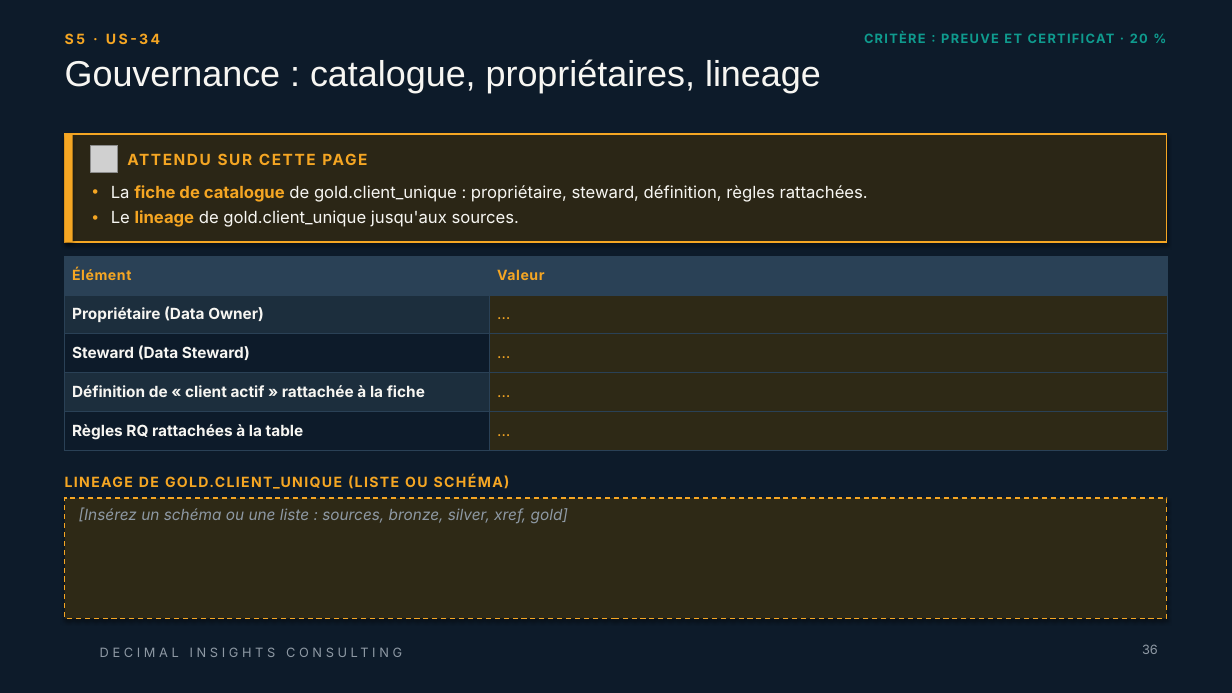
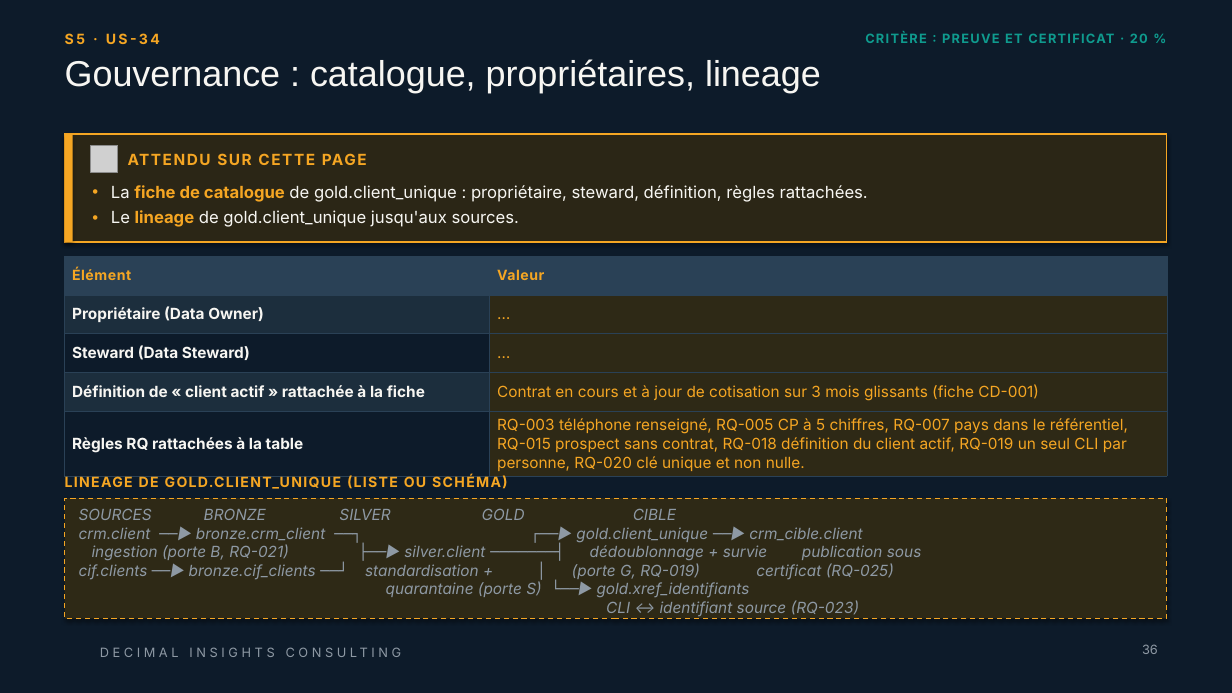
Before and after one commit to 0TRDavid/td-qualite-g00, a slide deck: slide 36 of livrables/Livrable_Groupe_TD_AssurConnect.pptx. Drawn at 1232x693 pixels with LibreOffice and Linux fonts; fonts in the diff are those of the drawing; grey boxes stand for pictures; background and template pictures are left out. Boxes give left, top, right and bottom in pixels: in the first picture for what was removed or moved away, otherwise in the second. Text is boxed around its words. In the diff, an @@ line names an element or a change of style, - is before the commit and + after.

```diff
--- a/livrables/Livrable_Groupe_TD_AssurConnect.pptx
+++ b/livrables/Livrable_Groupe_TD_AssurConnect.pptx
@@ text "S5 · US-34" at (65, 33, 160, 44): letter spacing 1.9 to 1.8 pt @@
@@ table at (65, 256, 1167, 475) @@
-row 4, column 2: …
+row 4, column 2: Contrat en cours et à jour de cotisation sur 3 mois glissants (fiche CD-001)
-row 5, column 2: …
+row 5, column 2: RQ-003 téléphone renseigné, RQ-005 CP à 5 chiffres, RQ-007 pays dans le référentiel, RQ-015 prospect sans contrat, RQ-018 définition du client actif, RQ-019 un seul CLI par personne, RQ-020 clé unique et non nulle.
@@ text in rectangle at (79, 508, 922, 617): text changed @@
-[Insérez un schéma ou une liste : sources, bronze, silver, xref, gold]
+SOURCES BRONZE SILVER GOLD CIBLE
+crm.client ──► bronze.crm_client ──┐ ┌──► gold.client_unique ──► crm_cible.client
+ingestion (porte B, RQ-021) ├──► silver.client ───────┤ dédoublonnage + survie publication sous
+cif.clients ──► bronze.cif_clients ──┘ standardisation + │ (porte G, RQ-019) certificat (RQ-025)
+quarantaine (porte S) └──► gold.xref_identifiants
+CLI ↔ identifiant source (RQ-023)
```
Also in this commit, not shown: 39 other slides changed.
